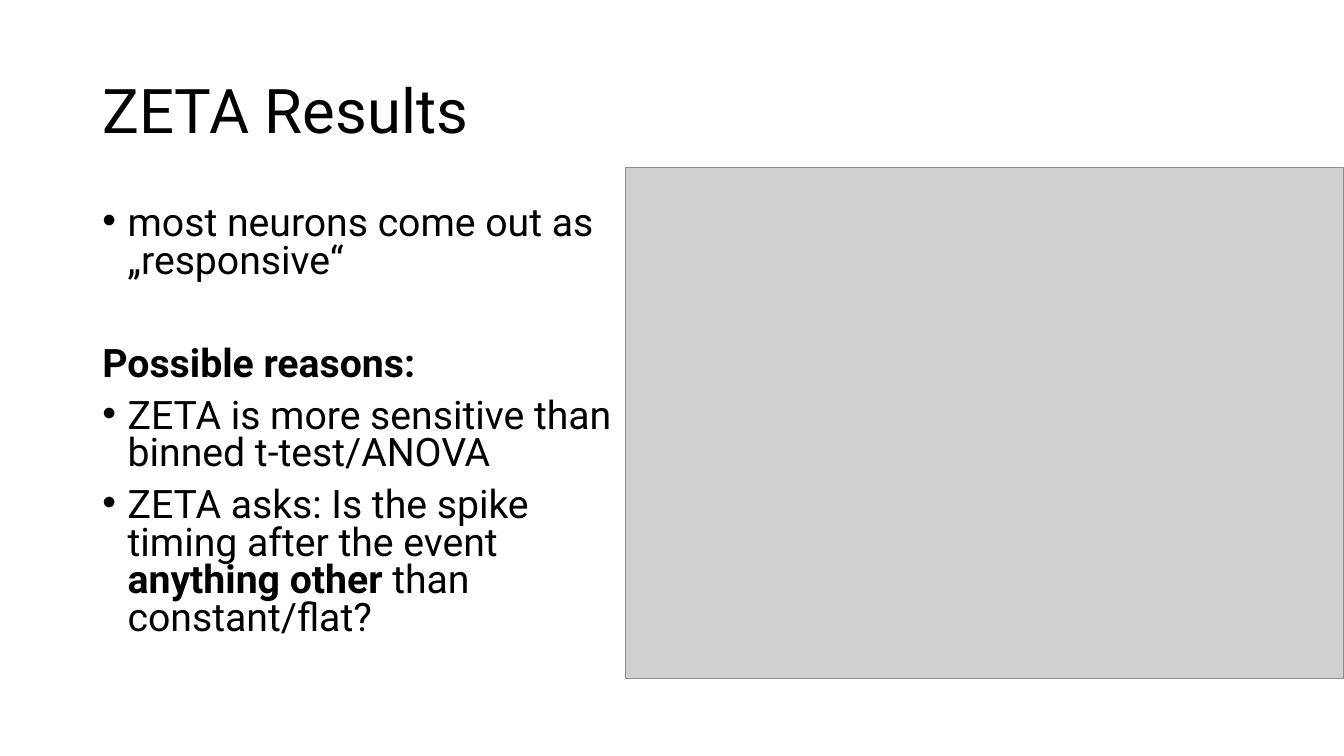
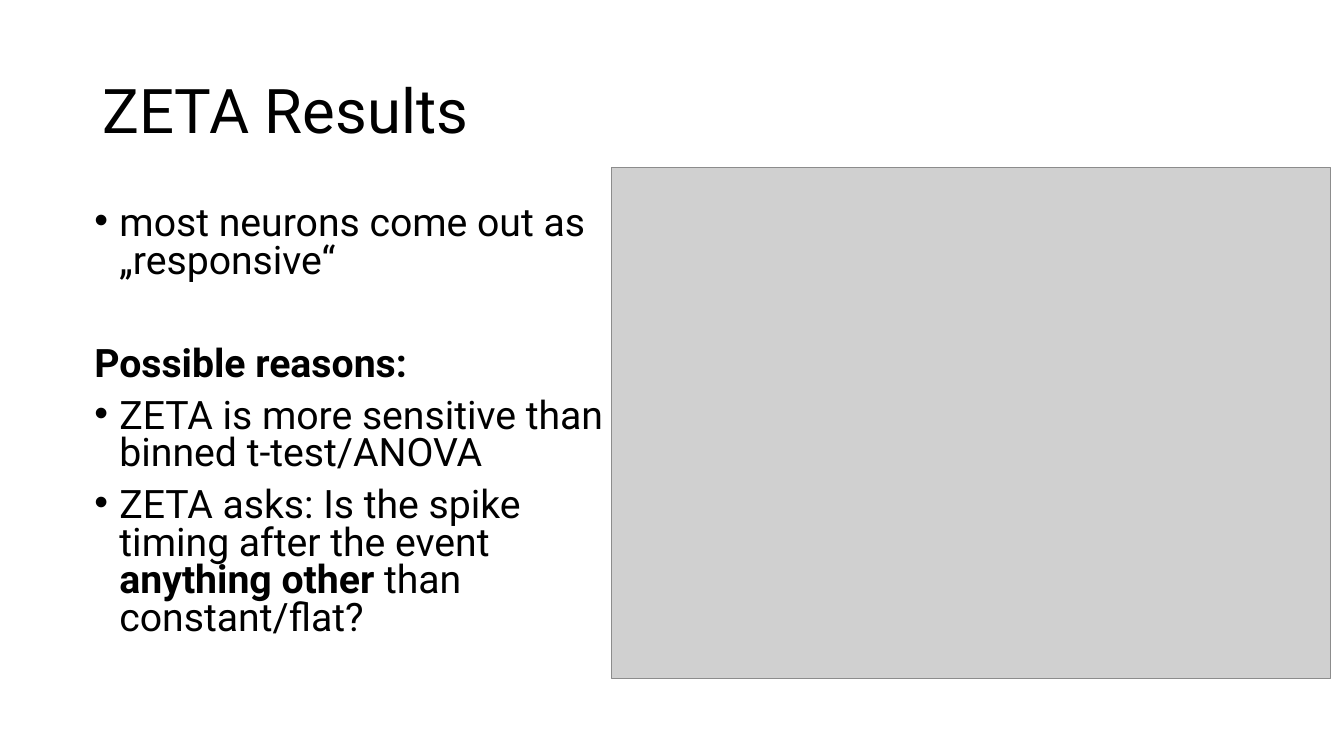
Before and after one commit to trNk27/Human_Data_Exploration, a slide deck: slide 18 of presentation/Prototype.pptx. Drawn at 1344x756 pixels with LibreOffice and Linux fonts; fonts in the diff are those of the drawing; grey boxes stand for pictures; background and template pictures are left out. Boxes give left, top, right and bottom in pixels: in the first picture for what was removed or moved away, otherwise in the second. Text is boxed around its words. In the diff, an @@ line names an element or a change of style, - is before the commit and + after.

```diff
--- a/presentation/Prototype.pptx
+++ b/presentation/Prototype.pptx
@@ picture: place and size @@
-picture at [625, 167, 1344, 679]
+picture at [612, 167, 1331, 679]
@@ text "most neurons come out as ...": place and size @@
-text "most neurons come out as ..." at [102, 210, 611, 634]
+text "most neurons come out as ..." at [94, 210, 603, 634]
```
Also in this commit, not shown: 5 other slides changed, 6 slides added, 4 slides removed, 1 other file.
